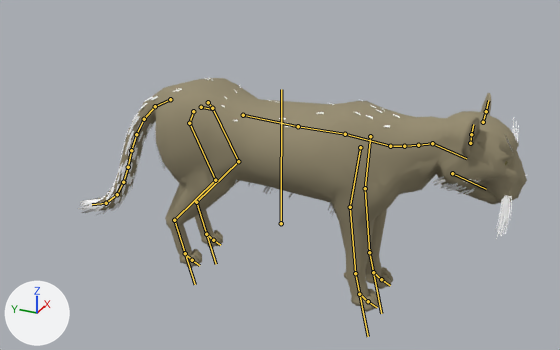
An edit to the glTF model assets/models/fauna/own/gato.glb, drawn before and after from the same camera.
Both versions are drawn from a 50 mm camera at (-0.912, -0.408, 0.615) aimed at (0.009, 0.006, 0.154). Every picture has the same lights, and +X, +Y and +Z are marked at lower left. The older version comes first. The bones that change, and the others that lie on the model, are drawn over the model as lines.

Names of what the first picture shows: 'GatoMontes', 'GatoMontes_LOD'.
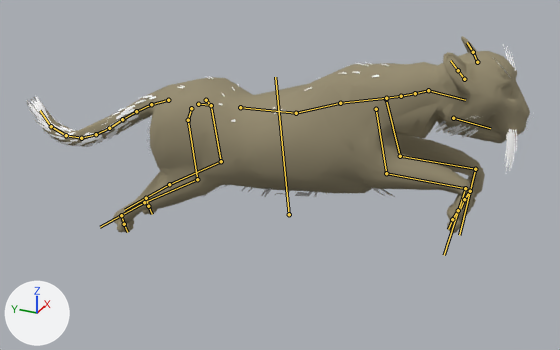
The newer file adds an action. The first version stands in its rest pose; the second is drawn at frame 10 of the action 'Fence_Leap'.

Pixel boxes (x1, y1, x2, y2) of what changed, in the pictures (560 x 350 px):
'GatoMontes', posed (12% wider, 16% shorter): before (78, 78, 527, 312); after (26, 36, 530, 233)
'GatoMontes_LOD', posed (14% wider, 20% shorter): before (100, 78, 526, 312); after (43, 45, 529, 232)
bone 'Body', root to tip: before (281, 223) to (281, 89); after (289, 214) to (275, 77)
bone 'BackLeg.L', root to tip: before (212, 108) to (238, 161); after (211, 105) to (221, 161)
bone 'BackUpperLeg.L', root to tip: before (238, 161) to (196, 202); after (221, 161) to (169, 184)
bone 'BackLowerLeg.L', root to tip: before (196, 202) to (216, 264); after (169, 184) to (124, 210)
bone 'BackLeg.R', root to tip: before (189, 123) to (215, 180); after (188, 120) to (197, 179)
bone 'BackUpperLeg.R', root to tip: before (215, 180) to (174, 220); after (197, 179) to (144, 202)
bone 'BackLowerLeg.R', root to tip: before (174, 220) to (195, 284); after (144, 202) to (100, 227)
bone 'Tail1', root to tip: before (170, 99) to (155, 106); after (168, 100) to (151, 104)
bone 'Tail2', root to tip: before (155, 106) to (144, 119); after (151, 104) to (136, 111)
bone 'Tail3', root to tip: before (144, 119) to (136, 134); after (136, 111) to (122, 119)
bone 'Tail4', root to tip: before (136, 134) to (131, 150); after (122, 119) to (109, 128)
bone 'Tail5', root to tip: before (131, 150) to (128, 167); after (109, 128) to (96, 134)
bone 'Tail6', root to tip: before (128, 167) to (123, 182); after (96, 134) to (81, 138)
bone 'Tail7', root to tip: before (123, 182) to (117, 194); after (81, 138) to (66, 135)
bone 'Tail8', root to tip: before (117, 194) to (106, 203); after (66, 135) to (51, 126)
bone 'Tail9', root to tip: before (106, 203) to (92, 204); after (51, 126) to (40, 110)
bone 'Torso2', root to tip: before (298, 126) to (345, 134); after (296, 113) to (340, 103)
bone 'FrontShoulder.L', root to tip: before (370, 136) to (365, 188); after (386, 99) to (400, 156)
bone 'FrontUpperLeg.L', root to tip: before (365, 188) to (369, 252); after (400, 156) to (475, 169)
bone 'FrontLowerLeg.L', root to tip: before (369, 252) to (381, 313); after (475, 169) to (459, 235)
bone 'FrontShoulder.R', root to tip: before (360, 147) to (350, 207); after (376, 109) to (386, 173)
bone 'FrontUpperLeg.R', root to tip: before (350, 207) to (355, 273); after (386, 173) to (465, 188)
bone 'FrontLowerLeg.R', root to tip: before (355, 273) to (368, 336); after (465, 188) to (444, 255)
bone 'Neck1', root to tip: before (390, 146) to (404, 146); after (386, 98) to (401, 96)
bone 'Head', root to tip: before (432, 143) to (466, 158); after (428, 90) to (465, 100)
bone 'Ear1.L', root to tip: before (483, 122) to (486, 111); after (477, 62) to (473, 52)
bone 'Ear1.R', root to tip: before (470, 143) to (471, 134); after (464, 79) to (458, 70)
bone 'IKBackLeg.L', root to tip: before (206, 234) to (213, 240); after (146, 198) to (148, 206)
bone 'IKBackLeg.R', root to tip: before (185, 253) to (192, 260); after (121, 215) to (124, 224)
bone 'IKFrontLeg.L', root to tip: before (373, 272) to (381, 279); after (470, 191) to (464, 199)
bone 'IKFrontLeg.R', root to tip: before (359, 294) to (368, 301); after (458, 210) to (452, 219)

What the commit changed:
Bone 'Body' (bone_body) moves from (0.0, 0.0, 0.0) to (0.013, 0.018, 0.0).
Bone 'Body' (bone_body) turns from (0, 0, 0) to (0, 0, 6) degrees about its own x, y and z.
Bone 'BackLeg.L' (bone_backleg_l) turns from (0, 0, 0) to (-25, 0, 1) degrees about its own x, y and z.
Bone 'BackUpperLeg.L' (bone_backupperleg_l) turns from (0, 0, 0) to (-2, 0, -1) degrees about its own x, y and z.
Bone 'BackLowerLeg.L' (bone_backlowerleg_l) turns from (0, 0, 0) to (-1, 1, 54) degrees about its own x, y and z.
Bone 'BackLeg.R' (bone_backleg_r) turns from (0, 0, 0) to (-25, 0, -2) degrees about its own x, y and z.
Bone 'BackUpperLeg.R' (bone_backupperleg_r) turns from (0, 0, 0) to (-2, 0, 1) degrees about its own x, y and z.
Bone 'BackLowerLeg.R' (bone_backlowerleg_r) turns from (0, 0, 0) to (1, -1, 54) degrees about its own x, y and z.
Bone 'Tail1' (bone_tail1) turns from (0, 0, 0) to (14, 0, 0) degrees about its own x, y and z.
Bone 'Tail2' (bone_tail2) turns from (0, 0, 0) to (12, 0, 0) degrees about its own x, y and z.
Bone 'Tail3' (bone_tail3) turns from (0, 0, 0) to (8, 0, 0) degrees about its own x, y and z.
Bone 'Tail4' (bone_tail4) turns from (0, 0, 0) to (7, 0, 0) degrees about its own x, y and z.
Bone 'Tail5' (bone_tail5) turns from (0, 0, 0) to (8, 0, 0) degrees about its own x, y and z.
Bone 'Tail6' (bone_tail6) turns from (0, 0, 0) to (8, 0, 0) degrees about its own x, y and z.
Bone 'Tail7' (bone_tail7) turns from (0, 0, 0) to (7, 1, 0) degrees about its own x, y and z.
Bone 'Tail8' (bone_tail8) turns from (0, 0, 0) to (6, 1, -1) degrees about its own x, y and z.
Bone 'Tail9' (bone_tail9) turns from (0, 0, 0) to (4, 0, -1) degrees about its own x, y and z.
Bone 'Torso2' (bone_torso2) turns from (0, 0, 0) to (14, 0, 0) degrees about its own x, y and z.
Bone 'FrontShoulder.L' (bone_frontshoulder_l) moves from (0.0, 0.0, 0.0) to (-0.015, 0.004, -0.02).
Bone 'FrontUpperLeg.L' (bone_frontupperleg_l) turns from (0, 0, 0) to (0, 0, -63) degrees about its own x, y and z.
Bone 'FrontLowerLeg.L' (bone_frontlowerleg_l) turns from (0, 0, 0) to (0, 0, 103) degrees about its own x, y and z.
Bone 'FrontShoulder.R' (bone_frontshoulder_r) moves from (0.0, 0.0, 0.0) to (-0.015, 0.004, 0.02).
Bone 'FrontUpperLeg.R' (bone_frontupperleg_r) turns from (0, 0, 0) to (0, 0, -63) degrees about its own x, y and z.
Bone 'FrontLowerLeg.R' (bone_frontlowerleg_r) turns from (0, 0, 0) to (0, 0, 106) degrees about its own x, y and z.
Bone 'Neck1' (bone_neck1) turns from (0, 0, 0) to (-14, 0, 0) degrees about its own x, y and z.
Bone 'Head' (bone_head) turns from (0, 0, 0) to (4, 0, 0) degrees about its own x, y and z.
Bone 'Ear1.L' (bone_ear1_l) turns from (0, 0, 0) to (10, -8, 28) degrees about its own x, y and z.
Bone 'Ear1.R' (bone_ear1_r) turns from (0, 0, 0) to (10, 8, -28) degrees about its own x, y and z.
Bone 'IKBackLeg.L' (bone_ikbackleg_l) moves from (0.0, 0.0, 0.0) to (-0.001, -0.114, -0.031).
Bone 'IKBackLeg.L' (bone_ikbackleg_l) turns from (0, 0, 0) to (-40, 0, 0) degrees about its own x, y and z.
Bone 'IKBackLeg.R' (bone_ikbackleg_r) moves from (0.0, 0.0, 0.0) to (0.001, -0.115, -0.031).
Bone 'IKBackLeg.R' (bone_ikbackleg_r) turns from (0, 0, 0) to (-40, 0, 0) degrees about its own x, y and z.
Bone 'IKFrontLeg.L' (bone_ikfrontleg_l) moves from (0.0, 0.0, 0.0) to (0.0, 0.017, 0.2).
Bone 'IKFrontLeg.L' (bone_ikfrontleg_l) turns from (0, 0, 0) to (-80, 0, 0) degrees about its own x, y and z.
Bone 'IKFrontLeg.R' (bone_ikfrontleg_r) moves from (0.0, 0.0, 0.0) to (0.0, 0.015, 0.198).
Bone 'IKFrontLeg.R' (bone_ikfrontleg_r) turns from (0, 0, 0) to (-80, 0, 0) degrees about its own x, y and z.
